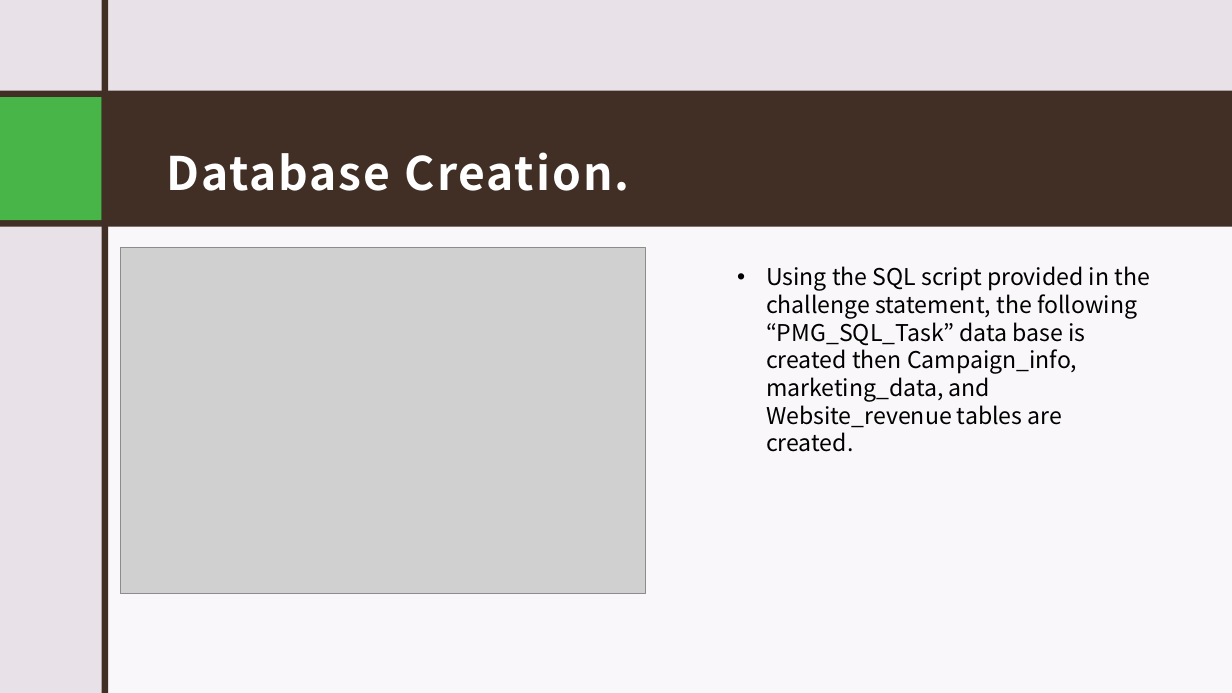
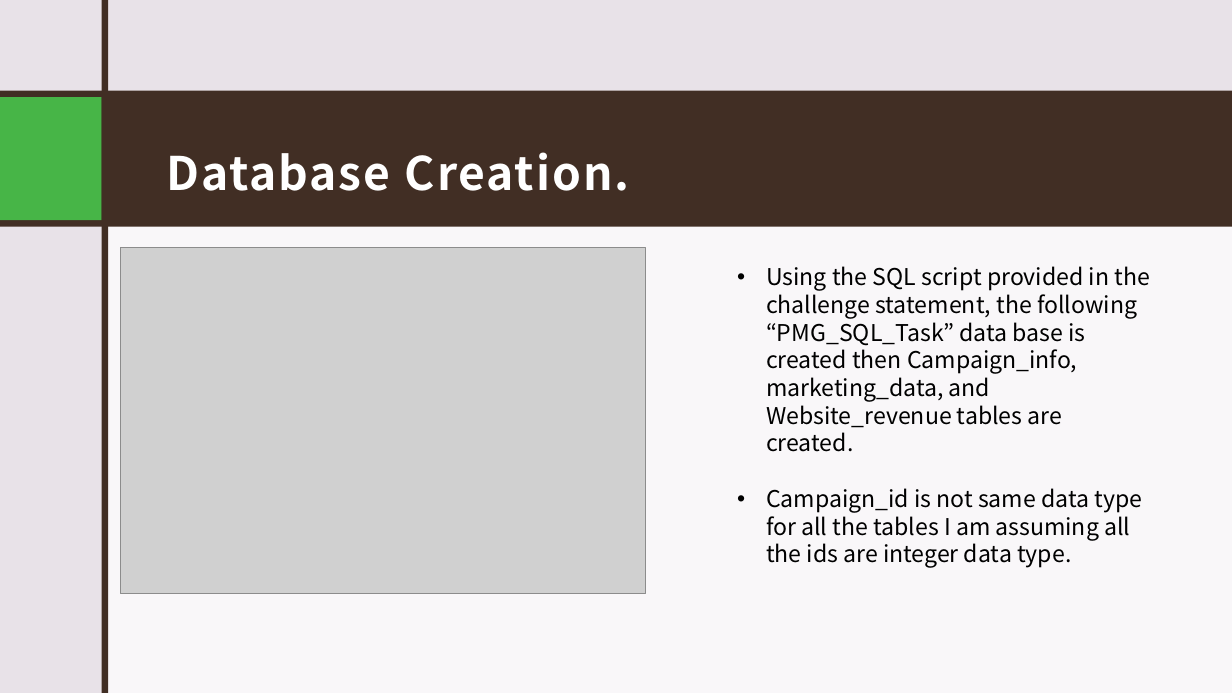
Before and after one commit to TharunKouda/PMG_SQL_Challenge_tharun_kumar_kouda, a slide deck: slide 3 of PMG_SQL_CHALLENGE.pptx. Drawn at 1232x693 pixels with LibreOffice and Linux fonts; fonts in the diff are those of the drawing; grey boxes stand for pictures. Boxes give left, top, right and bottom in pixels: in the first picture for what was removed or moved away, otherwise in the second. Text is boxed around its words. In the diff, an @@ line names an element or a change of style, - is before the commit and + after.

```diff
--- a/PMG_SQL_CHALLENGE.pptx
+++ b/PMG_SQL_CHALLENGE.pptx
@@ text at bbox=[766, 488, 1143, 568]: paragraph added @@
+• Campaign_id is not same data type for all the tables I am assuming all the ids are integer data type.
```
Also in this commit, not shown: 3 other slides changed.
